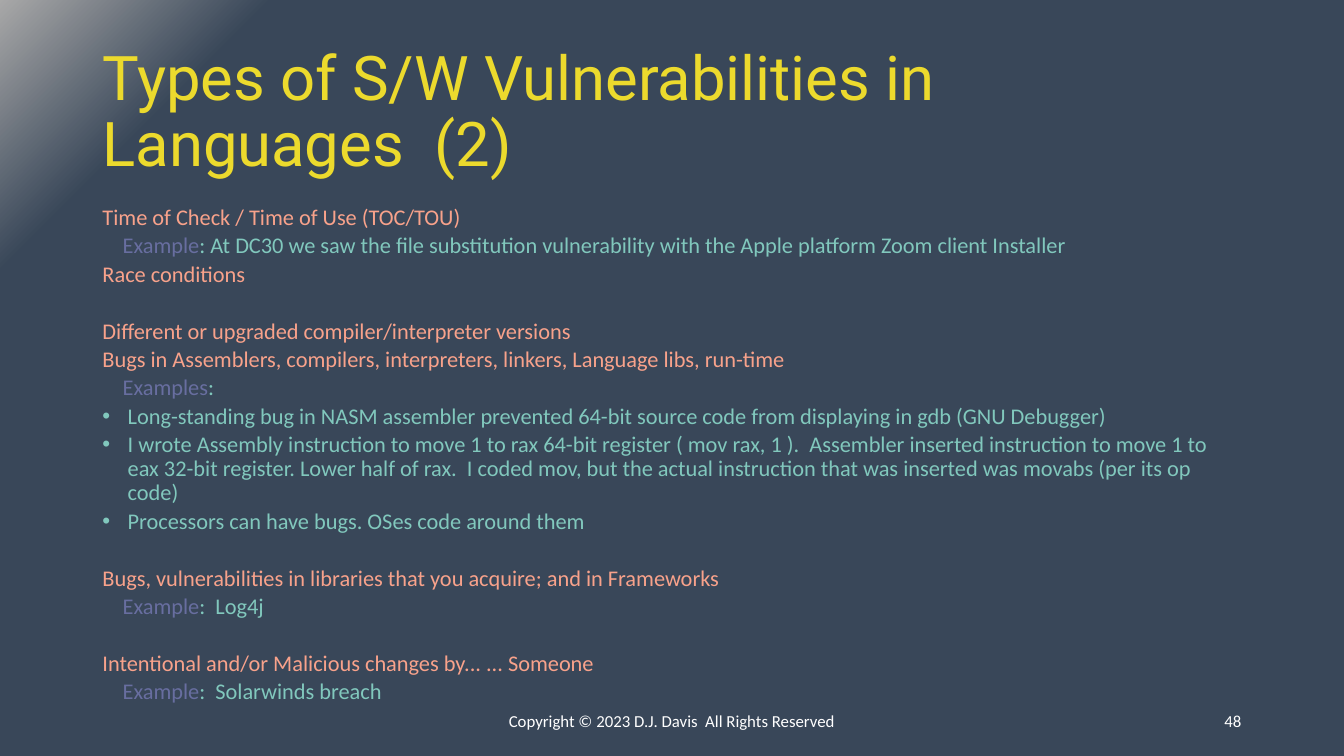
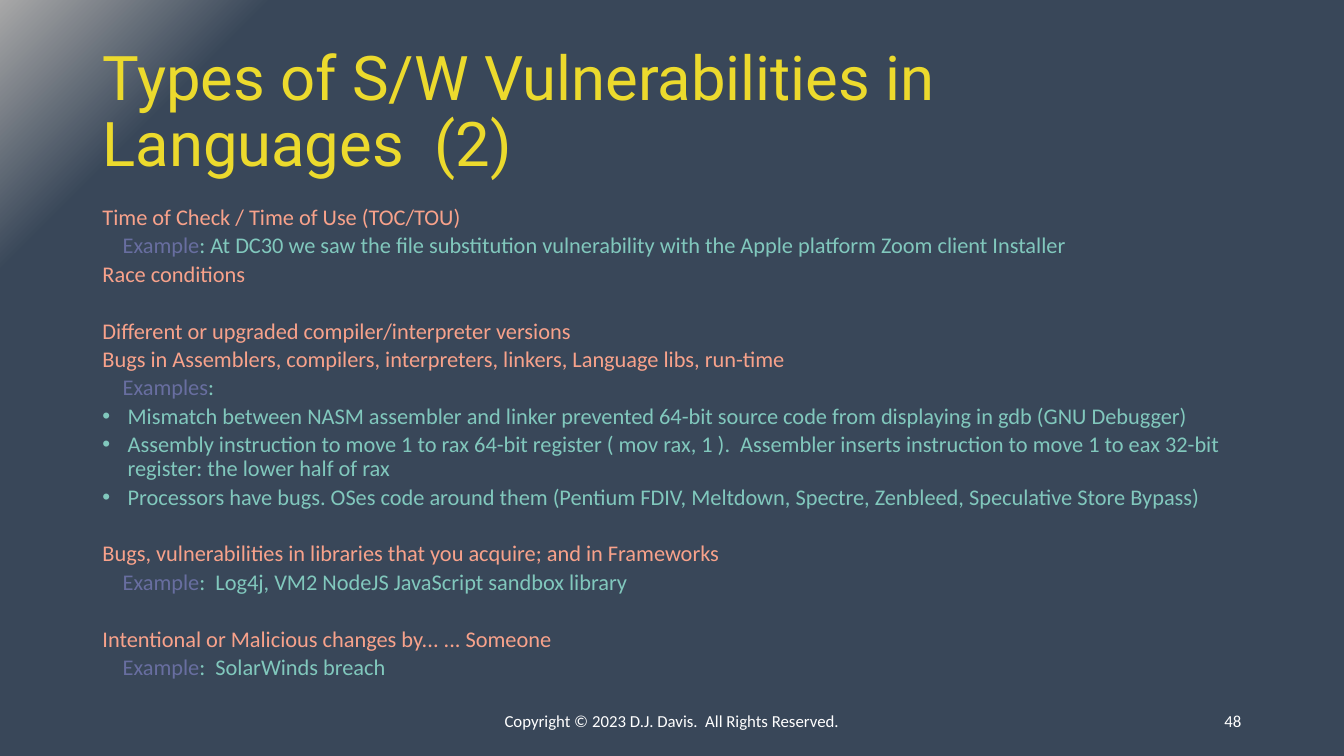
Before and after one commit to ipv3/DC31-BIC, a slide deck: slide 48 of Presentation.pptx. Drawn at 1344x756 pixels with LibreOffice and Linux fonts; fonts in the diff are those of the drawing. Boxes give left, top, right and bottom in pixels: in the first picture for what was removed or moved away, otherwise in the second. Text is boxed around its words. In the diff, an @@ line names an element or a change of style, - is before the commit and + after.

```diff
--- a/Presentation.pptx
+++ b/Presentation.pptx
@@ text at (128, 408, 1219, 509): text changed @@
-• Long-standing bug in NASM assembler prevented 64-bit source code from displaying in gdb (GNU Debugger)
-• I wrote Assembly instruction to move 1 to rax 64-bit register ( mov rax, 1 ). Assembler inserted instruction to move 1 to eax 32-bit register. Lower half of rax. I coded mov, but the actual instruction that was inserted was movabs (per its op code)
-• Processors can have bugs. OSes code around them
+• Mismatch between NASM assembler and linker prevented 64-bit source code from displaying in gdb (GNU Debugger)
+• Assembly instruction to move 1 to rax 64-bit register ( mov rax, 1 ). Assembler inserts instruction to move 1 to eax 32-bit register: the lower half of rax
+• Processors have bugs. OSes code around them (Pentium FDIV, Meltdown, Spectre, Zenbleed, Speculative Store Bypass)
@@ text at (102, 574, 627, 679): text changed; text colour #F8A28B to #81C8BD @@
-Example: Log4j
-Intentional and/or Malicious changes by... ... Someone
-Example: Solarwinds breach
+Example: Log4j, VM2 NodeJS JavaScript sandbox library
+Intentional or Malicious changes by... ... Someone
+Example: SolarWinds breach
@@ text at (505, 715, 839, 730): text changed @@
-Copyright © 2023 D.J. Davis All Rights Reserved
+Copyright © 2023 D.J. Davis. All Rights Reserved.
```
Also in this commit, not shown: 51 other slides changed, 1 slide added, 1 slide removed, 1 other file.
